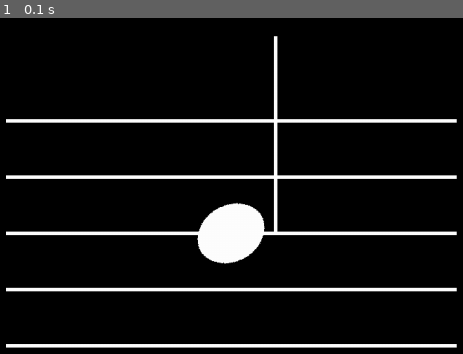
Above: before the commit, frame 1.
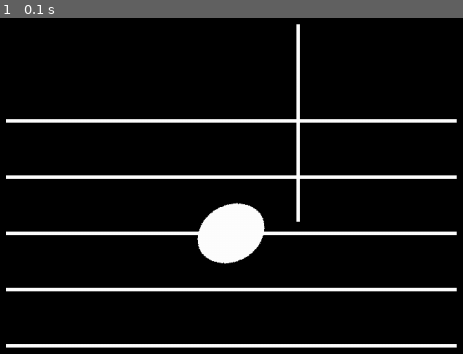
Above: after the commit, the same moment.

Repository: wertolf/pygame-boy-advance
Game: pygame game, started from examples/music_score.py
Same seed, same stepped clock (60 frames per second), same inputs: the game is played once before the commit and once after it.
Inputs:
- Up to frame 1 (0.1 s): no input

The runs differ from the first frame. In frame 1, 1.0% of the frame differs, in the area x 59-65%, y 1-64%.

Commit message:
Checkpoint (2024-08-01 14:18)

Diff:
--- a/examples/music_score.py
+++ b/examples/music_score.py
@@ -1,6 +1,7 @@
 import pygame
 import sys
 import math
+import numpy as np
 
 from pygame import (
     Color,
@@ -39,28 +40,67 @@
     绘制四分音符
     """
 
+    a = NOTE_WIDTH  # 椭圆的半长轴
+    b = NOTE_HEIGHT  # 椭圆的半短轴
+
+    # 我们希望最终绘制的椭圆沿中心逆时针旋转的度数
+    rotation_angle = 30  # theta (in degree)
+    theta = math.radians(rotation_angle)
+    k = math.tan(math.pi / 2 - theta)  # 切线斜率
+    # 使用高中学过的解析几何知识，联立椭圆方程与切线方程，计算切点坐标
+    # 已知切线与 x 轴正方向的夹角为 (90 - rotation_angle) 度
+    # 且切点限制在第 4 象限
+    # 假设椭圆的中心坐标为 (0, 0)
+    intercept = (-1) * math.sqrt(k**2 * a**2 + b**2)  # 切线的截距
+    tangency_point = (  # 切点坐标
+        k * a**2 / abs(intercept),
+        (-1) * b**2 / abs(intercept),
+    )
+    # i_hat: 将 x 轴的单位向量 (1, 0) 逆时针旋转 theta 所得向量
+    i_hat = (
+        math.cos(theta),
+        math.sin(theta),
+    )
+    # j_hat: 将 y 轴的单位向量 (0, 1) 逆时针旋转 theta 所得向量
+    j_hat = (
+        (-1) * math.sin(theta),
+        math.cos(theta),
+    )
+    # 完成上述旋转所需要的矩阵/线性变换
+    transformation = np.array([i_hat, j_hat]).swapaxes(0, 1)
+    # 经过旋转之后得到的切点坐标
+    tangency_point = transformation @ tangency_point
+
     # 绘制符头
     head = Surface(
-        (NOTE_WIDTH, NOTE_HEIGHT),
+        (a, b),
         SRCALPHA,
     )
     pygame.draw.ellipse(head, FOREGROUND, head.get_rect())
 
-    rotation = 30
-    head = pygame.transform.rotate(head, rotation)
+    # 将逆时针旋转 rotation_angle 度
+    head = pygame.transform.rotate(head, rotation_angle)
+
+    # 符头在屏幕上的位置信息
+    centerx = CENTERX
+    centery = CENTERY
 
     rect = head.get_rect(
-        centerx=CENTERX,
-        centery=CENTERY,
+        centerx=centerx,
+        centery=centery,
     )
     canvas.blit(head, rect)
+
+    # 符尾在屏幕上的位置
+    x = centerx + tangency_point[0]  # TODO: this is not correct
+    y = centery - tangency_point[1]  # 之所以用减法是因为屏幕坐标系的 y 轴方向朝下
 
     # 绘制符尾
     stem = LINE_DISTANCE * 3.5
     pygame.draw.line(
         canvas, FOREGROUND,
-        (rect.right, rect.centery),
-        (rect.right, rect.centery - stem),
+        (x, y),
+        (x, y - stem),  # 减法表示向上
         LINE_THICKNESS,
     )
 
Not shown, changed: requirements.txt
Not shown, changed: CHANGELOG.md
